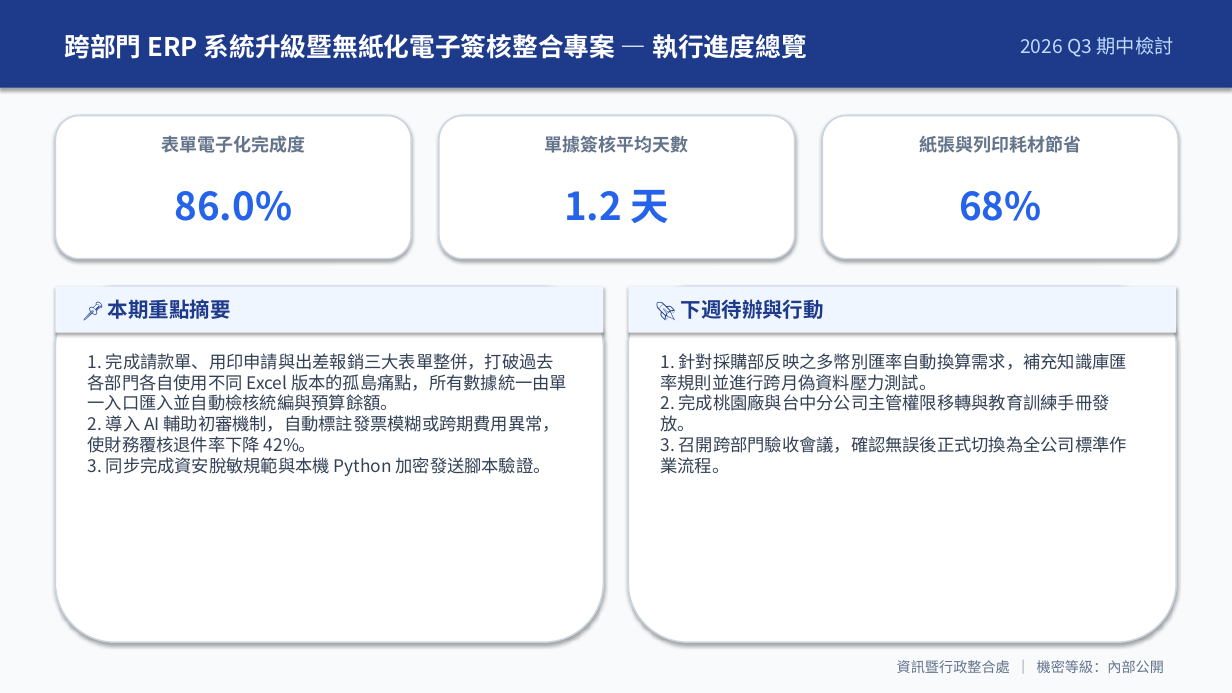
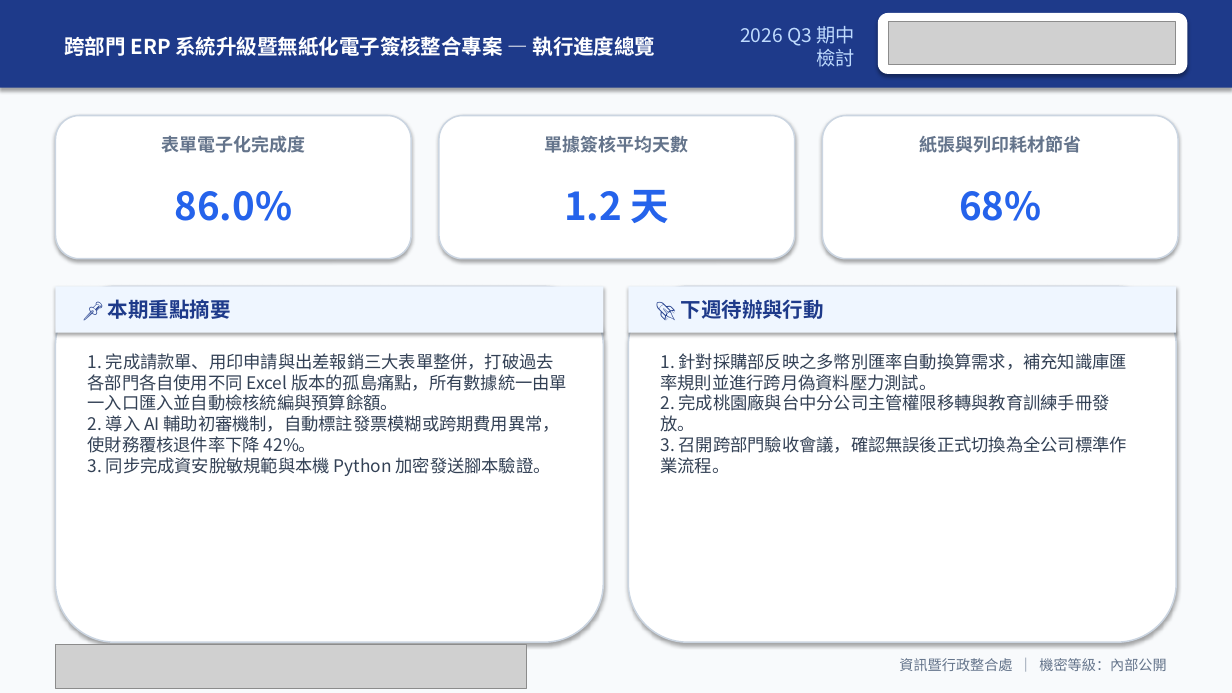
Before and after one commit to roberthsu2003/workflow-productivity, a slide deck: slide 2 of 常見的AI應用/office辦公室應用進階的對齊/pptx/簡報_示範成果_2_ERP升級(長文字防溢出測試).pptx. Drawn at 1232x693 pixels with LibreOffice and Linux fonts; fonts in the diff are those of the drawing; grey boxes stand for pictures. Boxes give left, top, right and bottom in pixels: in the first picture for what was removed or moved away, otherwise in the second. Text is boxed around its words. In the diff, an @@ line names an element or a change of style, - is before the commit and + after.

```diff
--- a/常見的AI應用/office辦公室應用進階的對齊/pptx/簡報_示範成果_2_ERP升級(長文字防溢出測試).pptx
+++ b/常見的AI應用/office辦公室應用進階的對齊/pptx/簡報_示範成果_2_ERP升級(長文字防溢出測試).pptx
@@ text "跨部門 ERP 系統升級暨無紙化電子簽核整合專案 — 執行進度總覽" at <box>65,36,656,56</box>: size 20 to 16 pt @@
@@ text "2026 Q3 期中檢討" rewrapped from <box>1020,37,1174,57</box> to <box>740,26,854,67</box> @@
@@ rounded rectangle added at <box>878,13,1188,74</box>, fill #FFFFFF @@
@@ picture added at <box>889,21,1176,65</box> @@
@@ picture added at <box>55,645,527,689</box> @@
```
Also in this commit, not shown: 1 other slide changed, 32 other files.
